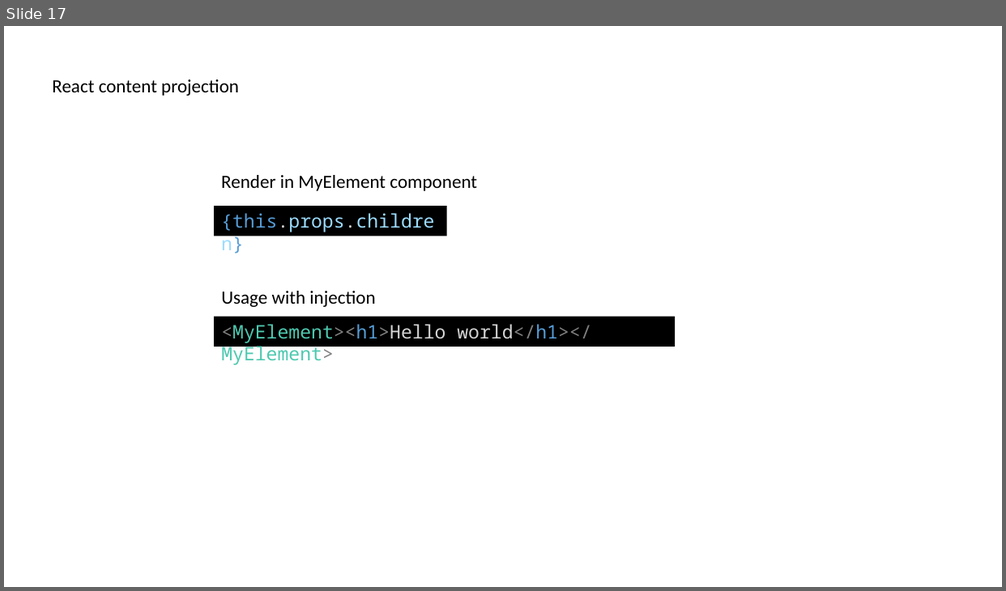
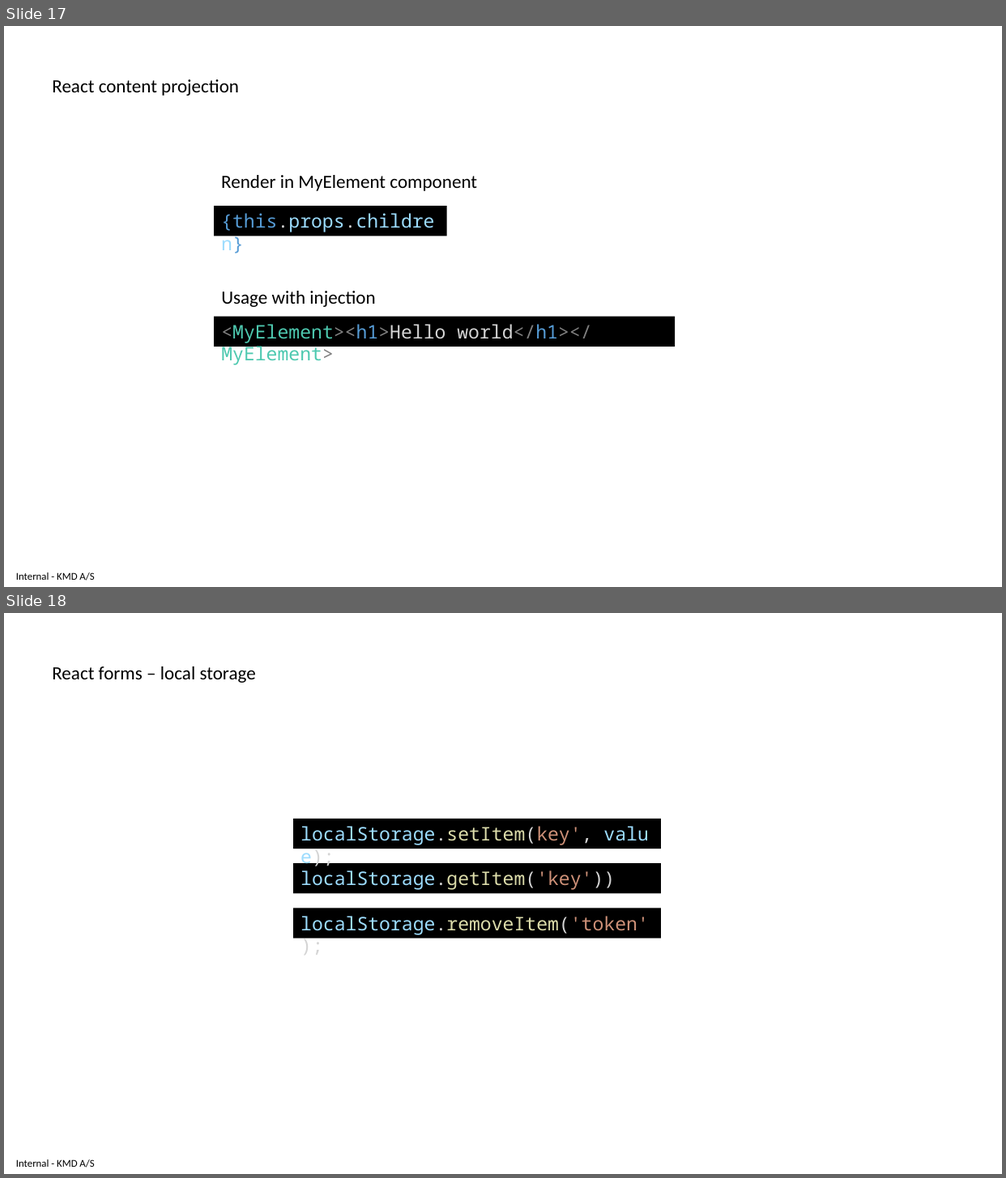
Before and after one commit to delprzemo/reactjs-starter, a slide deck: tutorial/ReactjsTraining.pptx. Shown one above the other, each under a label of ours: slide 17 before the commit, slides 17 and 18 after it. The pictures are 1006x591 and 1006x1178 pixels, drawn with LibreOffice and Linux fonts; fonts in the diff are those of the drawing. Boxes give left, top, right and bottom in pixels: in the first picture for what was removed or moved away, otherwise in the second. Text is boxed around its words. In the diff, an @@ line names an element or a change of style, - is before the commit and + after.

Commit message:
Exercise 15: login form with local storage

```diff
--- a/tutorial/ReactjsTraining.pptx
+++ b/tutorial/ReactjsTraining.pptx
@@ slide 18 added at (4,613,1002,1174), background #FFFFFF; not listed: 1 template element that a slide beside it also shows @@
@@ text added at (52,666,256,683), 18 pt, text #000000 @@
+React forms – local storage
@@ rectangle added at (294,819,661,849), fill #000000, 18 pt, text #9CDCFE @@
+localStorage.setItem(key', value);
@@ rectangle added at (294,864,661,894), fill #000000, 18 pt, text #9CDCFE @@
+localStorage.getItem('key'))
@@ rectangle added at (294,908,661,938), fill #000000, 18 pt, text #9CDCFE @@
+localStorage.removeItem('token');
@@ slide 17 changed as well @@
@@ text added at (16,573,94,581), 10 pt, text #000000 @@
+Internal - KMD A/S
```
Also in this commit, not shown: 18 other slides changed, 1 slide removed, 10 other files.
